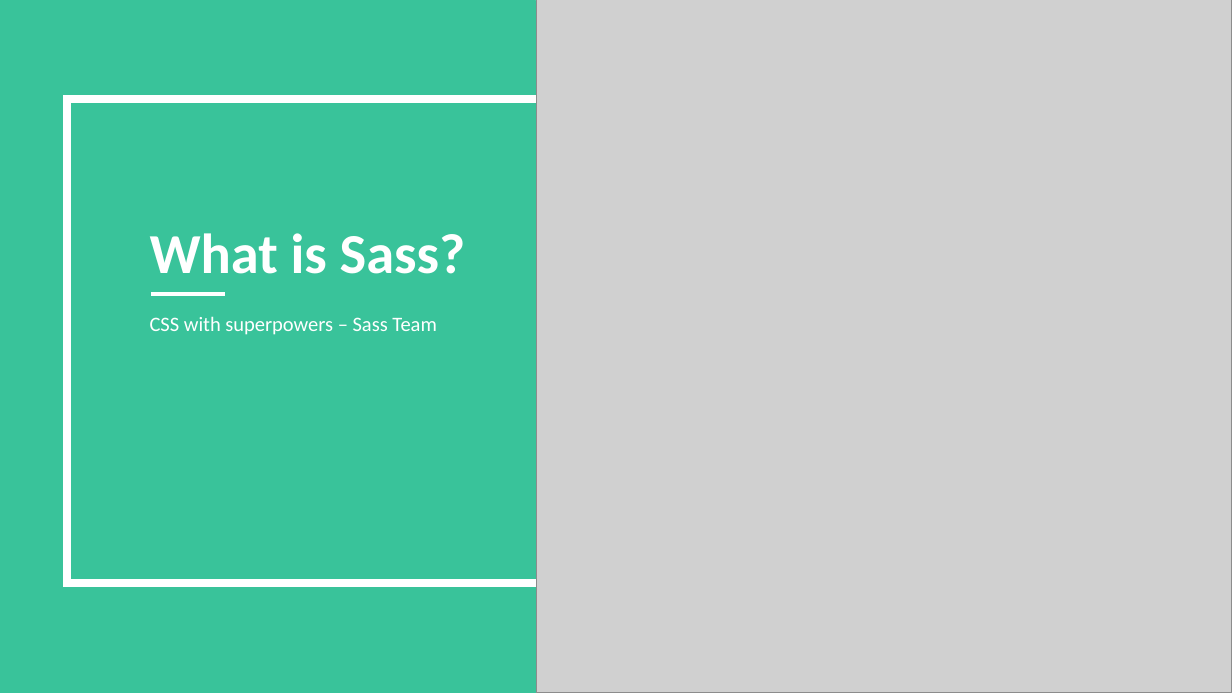
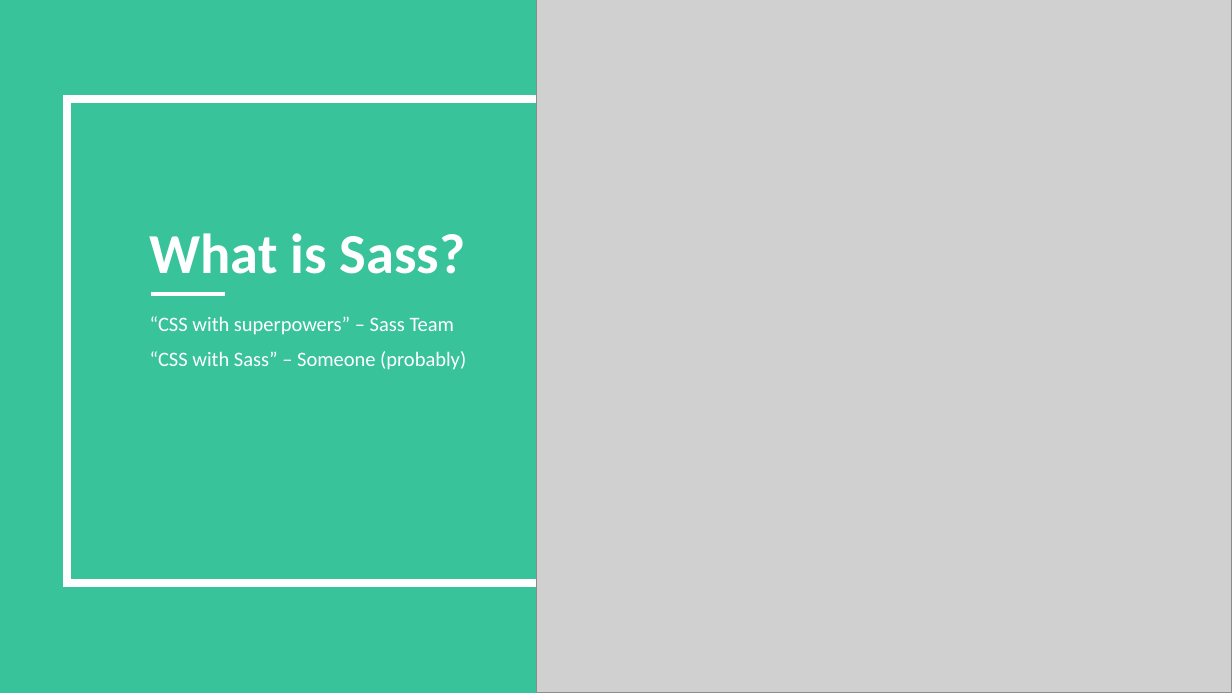
Before and after one commit to BenC0/sass_training-ddl, a slide deck: slide 2 of docs/SASS Intro.pptx (slide 3 before the commit). Drawn at 1232x693 pixels with LibreOffice and Linux fonts; fonts in the diff are those of the drawing; grey boxes stand for pictures; background and template pictures are left out. Boxes give left, top, right and bottom in pixels: in the first picture for what was removed or moved away, otherwise in the second. Text is boxed around its words. In the diff, an @@ line names an element or a change of style, - is before the commit and + after.

Commit message:
Deck completed

```diff
--- a/docs/SASS Intro.pptx
+++ b/docs/SASS Intro.pptx
@@ text at (x1=150, y1=316, x2=466, y2=370): text changed @@
-CSS with superpowers – Sass Team
+“CSS with superpowers” – Sass Team
+“CSS with Sass” – Someone (probably)
```
Also in this commit, not shown: 7 slides added, 2 slides removed.
